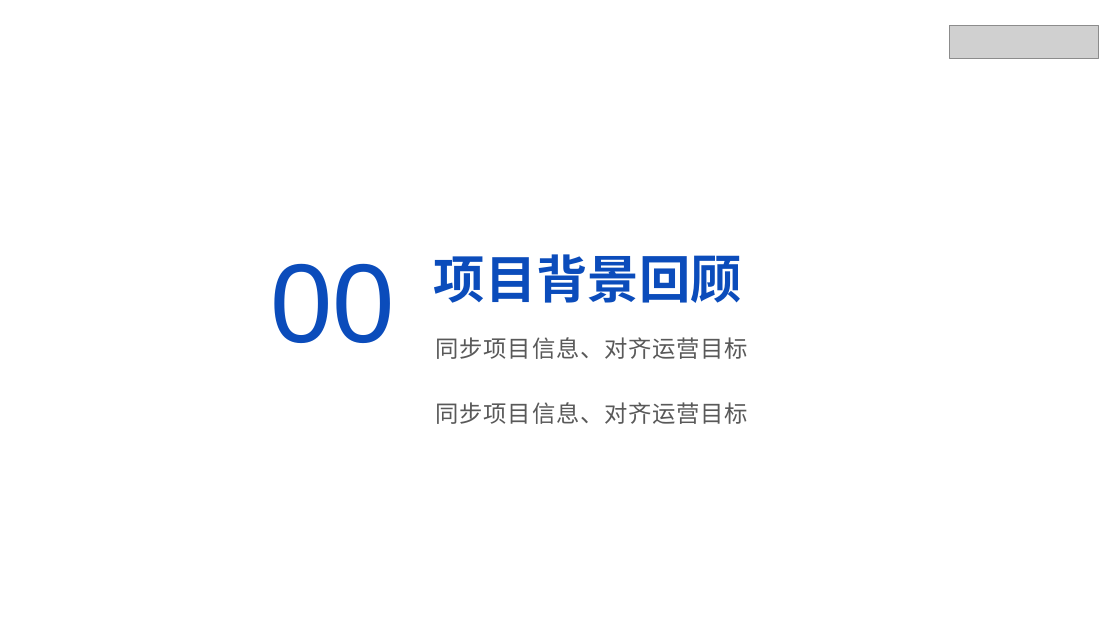
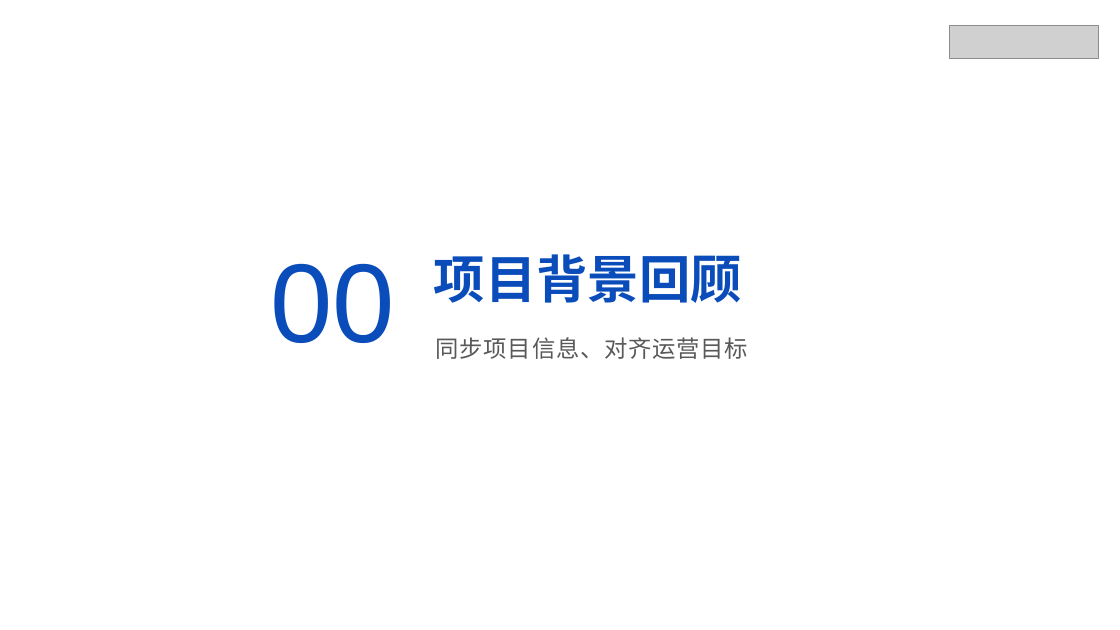
Before and after one commit to Xupai2022/report-generation, a slide deck: slide 3 of mss_ai_ppt_sample_assets/backend/data/templates/经典模板.pptx. Drawn at 1120x630 pixels with LibreOffice and Linux fonts; fonts in the diff are those of the drawing; grey boxes stand for pictures; background and template pictures are left out. Boxes give left, top, right and bottom in pixels: in the first picture for what was removed or moved away, otherwise in the second. Text is boxed around its words. In the diff, an @@ line names an element or a change of style, - is before the commit and + after.

```diff
--- a/mss_ai_ppt_sample_assets/backend/data/templates/经典模板.pptx
+++ b/mss_ai_ppt_sample_assets/backend/data/templates/经典模板.pptx
@@ text removed at (436,402,748,424) @@
-同步项目信息、对齐运营目标
```
Also in this commit, not shown: 3 other slides changed, 16 other files.
